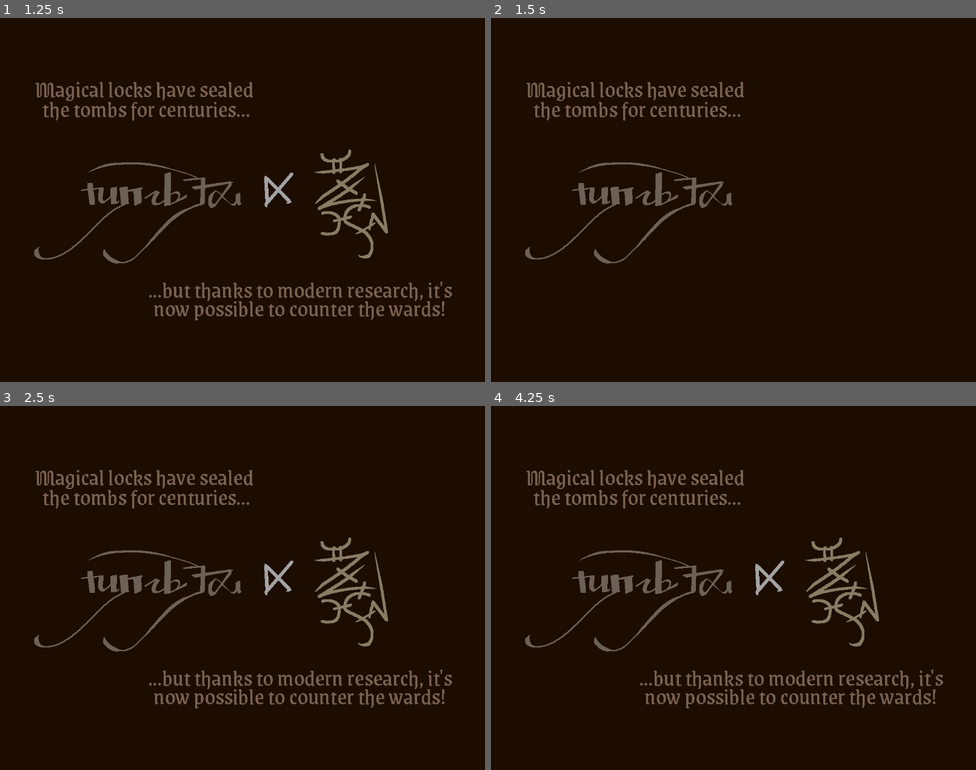
Above: before the commit, frames 1-4 (two rows, left to right).
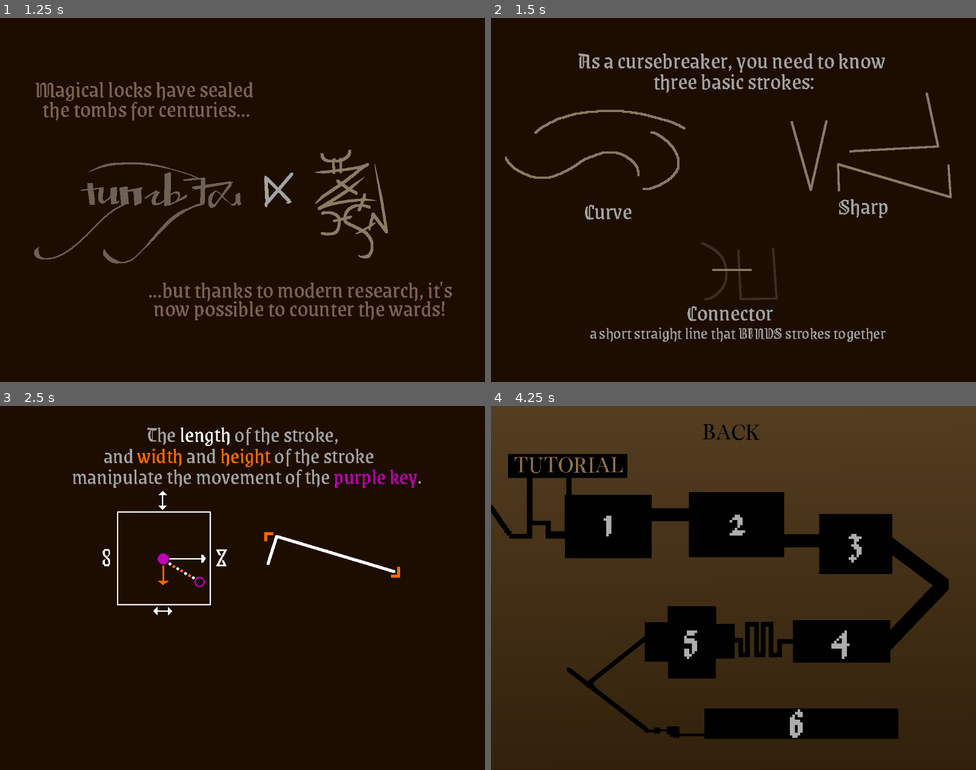
Above: after the commit, the same moments.

Repository: lohchness/Cursebreaker
Game: Godot game, scene res://scenes/tutorial_page_1.tscn
Two runs of this game, one before a commit and one after it. Both use one fixed random seed, a clock stepped at 60 frames per second and the inputs below. This scene is started directly instead of the project's main scene.
Inputs (mouse positions are in pixels of both pictures, inside the frame that each line leads up to):
- Up to frame 1 (1.25 s): tap Enter at 0.5 s; move the mouse to (349, 181) at 0.52 s; press the mouse at (349, 181) at 0.53 s
- Up to frame 2 (1.5 s): tap Space (incant) at 1.25 s; move the mouse to (636, 218) at 1.27 s; release the mouse at (636, 218) at 1.28 s; click (636, 218) at 1.35 s
- Up to frame 3 (2.5 s): tap Enter at 2 s; move the mouse to (291, 507) at 2.02 s; hold Space (incant) from 2.03 s (still down); click (291, 507) at 2.3 s
- Up to frame 4 (4.25 s): move the mouse to (709, 660) at 2.77 s; release Space (incant) at 2.78 s; click (709, 660) at 2.85 s; tap Enter at 3.5 s; move the mouse to (879, 642) at 3.52 s; press the mouse at (879, 642) at 3.53 s

Frame 1 is identical in both runs. In frame 2, 7.1% of the frame differs, in the area x 2-95%, y 9-89%; in frame 3, 8.8%; in frame 4, 87%, in the area x 0-100%, y 0-92%.

Commit message:
Can click through tutorial images

Diff:
--- /dev/null
+++ b/scenes/tutorial_page_2.tscn
@@ -0,0 +1,19 @@
+[gd_scene load_steps=3 format=3 uid="uid://6w3cx25nj6rc"]
+
+[ext_resource type="Script" uid="uid://6ax0kjlhvn7l" path="res://scripts/tutorial_page_2.gd" id="1_1dxff"]
+[ext_resource type="Texture2D" uid="uid://cg4mess665h55" path="res://assets/sprites/Guide1.png" id="1_f58de"]
+
+[node name="TutorialPage2" type="Control"]
+layout_mode = 3
+anchors_preset = 15
+anchor_right = 1.0
+anchor_bottom = 1.0
+grow_horizontal = 2
+grow_vertical = 2
+script = ExtResource("1_1dxff")
+
+[node name="TextureRect" type="TextureRect" parent="."]
+layout_mode = 0
+offset_right = 40.0
+offset_bottom = 40.0
+texture = ExtResource("1_f58de")
--- /dev/null
+++ b/scenes/tutorial_page_3.tscn
@@ -0,0 +1,27 @@
+[gd_scene load_steps=4 format=3 uid="uid://c5ejm8v30iv13"]
+
+[ext_resource type="Script" uid="uid://d07c2aturidl1" path="res://scripts/tutorial_page_3.gd" id="1_cvwpw"]
+[ext_resource type="Texture2D" uid="uid://cdp6qgxghn7m4" path="res://assets/sprites/Guide2.png" id="1_fosdy"]
+[ext_resource type="Texture2D" uid="uid://dx2ho4adb1bqe" path="res://assets/sprites/Guide2_2.png" id="2_cvwpw"]
+
+[node name="TutorialPage3" type="Control"]
+layout_mode = 3
+anchors_preset = 15
+anchor_right = 1.0
+anchor_bottom = 1.0
+grow_horizontal = 2
+grow_vertical = 2
+script = ExtResource("1_cvwpw")
+
+[node name="TextureRect" type="TextureRect" parent="."]
+layout_mode = 0
+offset_right = 40.0
+offset_bottom = 40.0
+texture = ExtResource("1_fosdy")
+
+[node name="TextureRect2" type="TextureRect" parent="."]
+visible = false
+layout_mode = 0
+offset_right = 40.0
+offset_bottom = 40.0
+texture = ExtResource("2_cvwpw")
--- a/scripts/tutorial_page_1.gd
+++ b/scripts/tutorial_page_1.gd
@@ -7,4 +7,4 @@
 		if texturerect3.visible == false:
 			texturerect3.visible = true
 		else:
-			get_tree().change_scene_to_file("res://scenes/tutorial_page_1.tscn")
+			get_tree().change_scene_to_file("res://scenes/tutorial_page_2.tscn")
--- /dev/null
+++ b/scripts/tutorial_page_2.gd
@@ -0,0 +1,5 @@
+extends Control
+
+func _input(event: InputEvent) -> void:
+	if event.is_action_pressed("brush"):
+		get_tree().change_scene_to_file("res://scenes/tutorial_page_3.tscn")
--- /dev/null
+++ b/scripts/tutorial_page_3.gd
@@ -0,0 +1,10 @@
+extends Control
+
+@onready var texturerect2 = $TextureRect2
+
+func _input(event: InputEvent) -> void:
+	if event.is_action_pressed("brush"):
+		if texturerect2.visible == false:
+			texturerect2.visible = true
+		else:
+			get_tree().change_scene_to_file("res://scenes/level_select.tscn")
Binary file added: assets/sprites/Guide1.png
Not shown, added: assets/sprites/Guide1.png.import
Binary file changed: assets/sprites/Guide2.aseprite
Binary file added: assets/sprites/Guide2.png
Not shown, added: assets/sprites/Guide2.png.import
Binary file added: assets/sprites/Guide2_2.png
Not shown, added: assets/sprites/Guide2_2.png.import
Not shown, added: scripts/tutorial_page_2.gd.uid
Not shown, added: scripts/tutorial_page_3.gd.uid
